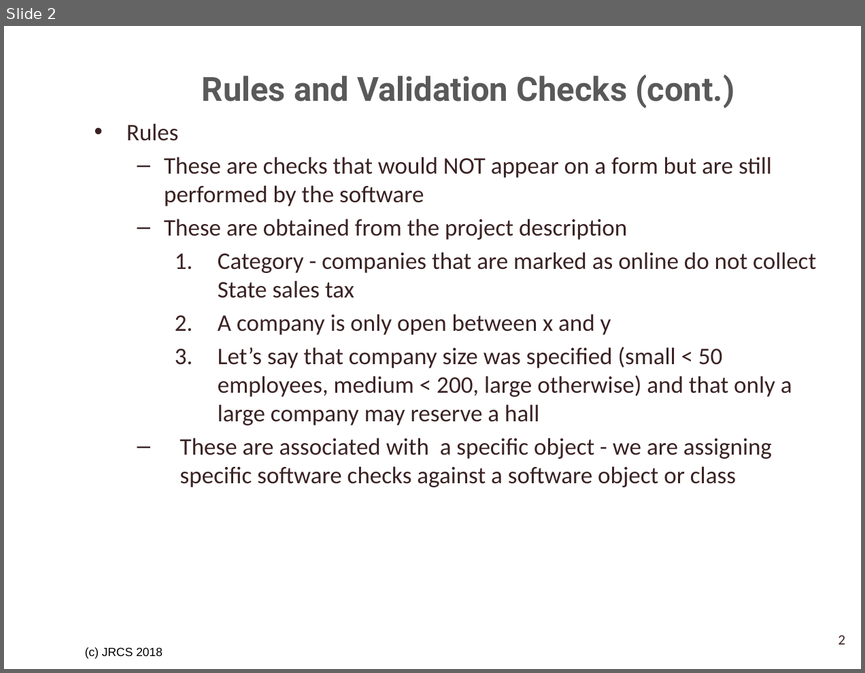
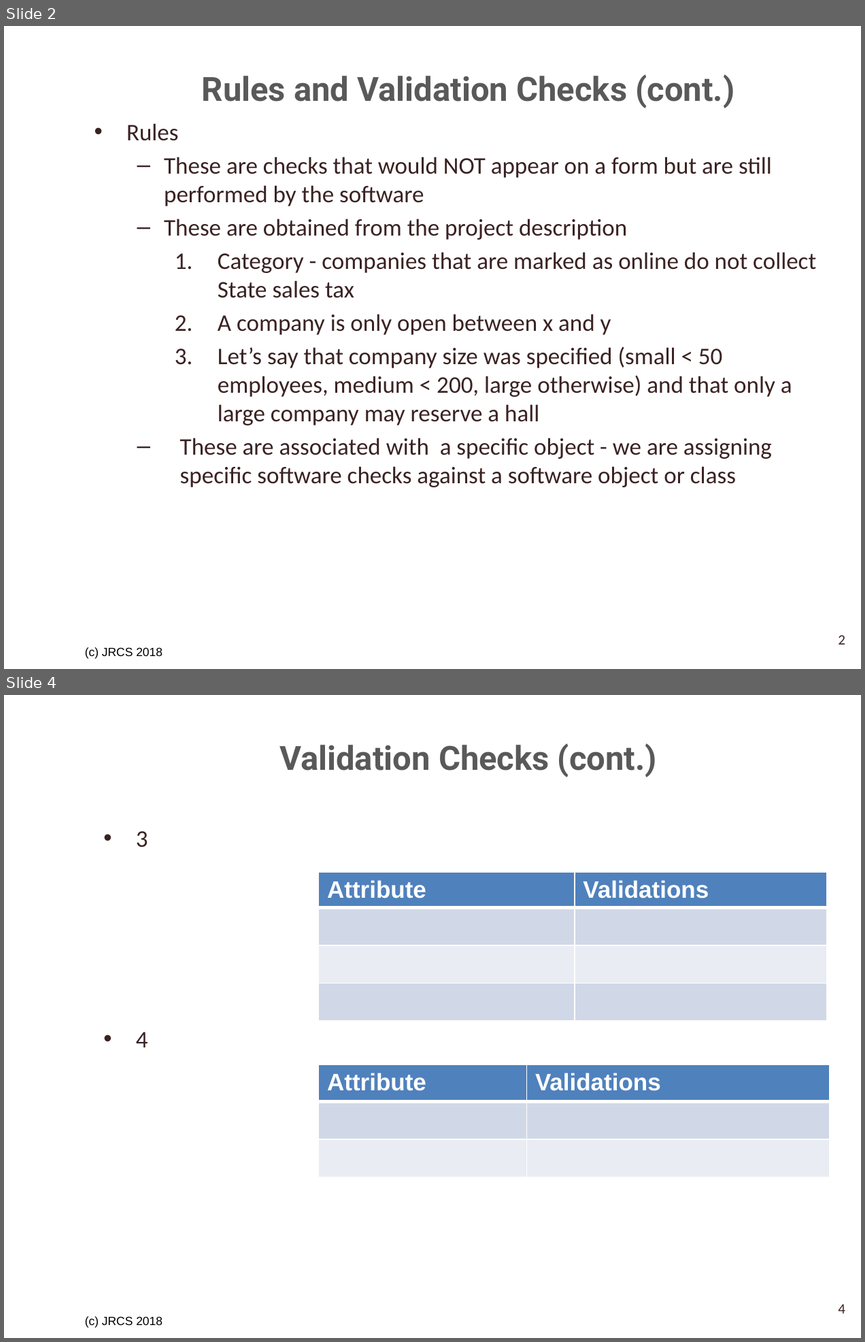
Before and after one commit to SrihariShastry/UTA_Parking, a slide deck: Project_Analysis_Team_3/Validation Checks and Rules Tables.pptx. Shown one above the other, each under a label of ours: slide 2 before the commit, slides 2 and 4 after it; the slides between them are not shown. The pictures are 865x673 and 865x1342 pixels, drawn with LibreOffice and Linux fonts; fonts in the diff are those of the drawing; background and template pictures are left out. Boxes give left, top, right and bottom in pixels: in the first picture for what was removed or moved away, otherwise in the second. Text is boxed around its words. In the diff, an @@ line names an element or a change of style, - is before the commit and + after.

```diff
--- a/Project_Analysis_Team_3/Validation Checks and Rules Tables.pptx
+++ b/Project_Analysis_Team_3/Validation Checks and Rules Tables.pptx
@@ slide 4 added at bbox=[4, 695, 861, 1338], background picture (left out); not listed: 1 template element that a slide beside it also shows @@
@@ title added at bbox=[279, 743, 657, 777], 28 pt, text #595959, bold @@
+Validation Checks (cont.)
@@ text added at bbox=[136, 831, 148, 1047], 20 pt, text #3A2222 @@
+• 3
+• 4
@@ table added at bbox=[318, 872, 827, 1011], 4 rows, 2 columns @@
+Attribute | Validations
+ | 
+ | 
+ | 
@@ table added at bbox=[318, 1064, 830, 1176], 3 rows, 2 columns @@
+Attribute | Validations
+ | 
+ | 
@@ page number added at bbox=[838, 1304, 845, 1313], 12 pt, text #3A2222 @@
+4
```
Also in this commit, not shown: 1 slide changed, 12 other slides added, 2 slides removed, 4 other files.
